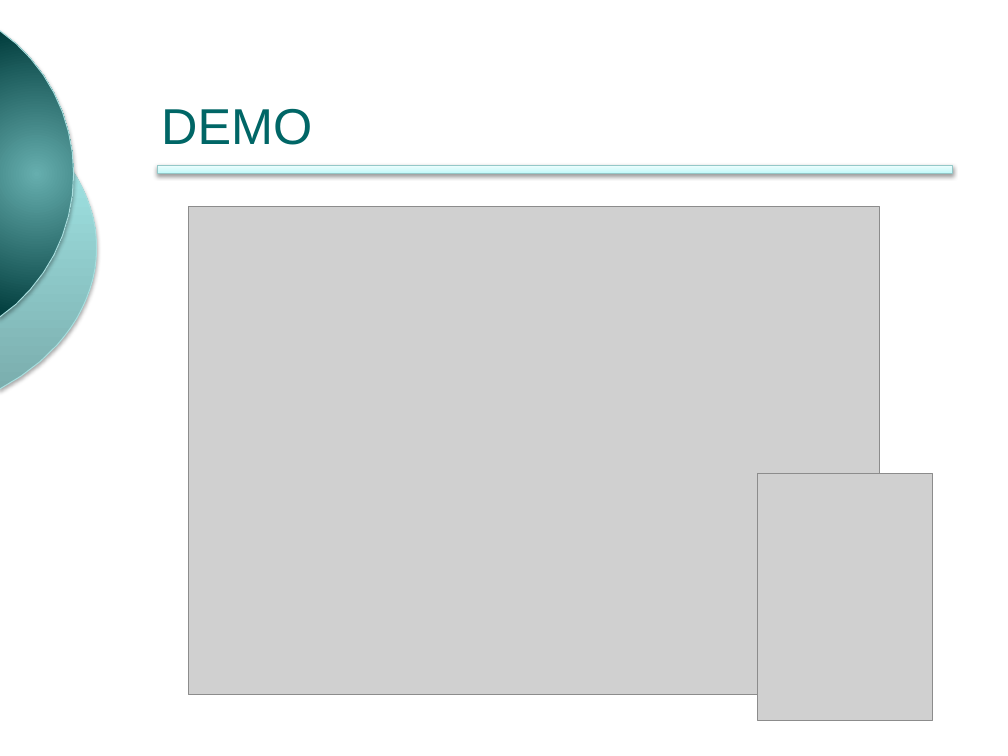
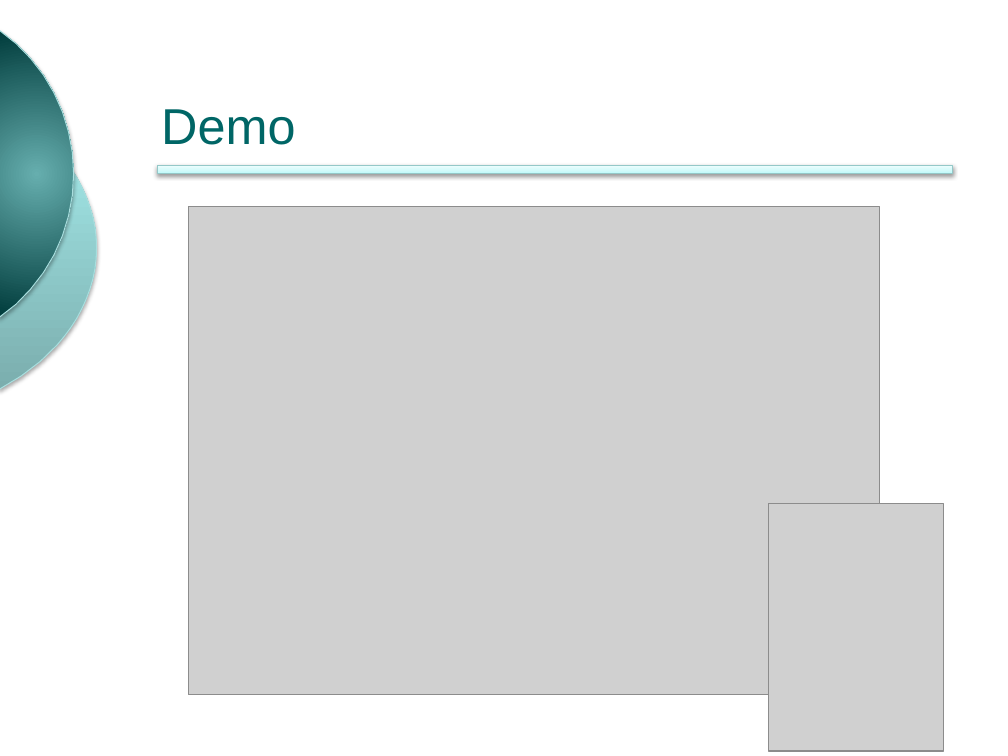
Before and after one commit to ingevy/taller-desarrollo-proyectos-ii-2do-2010, a slide deck: slide 11 of presentations/presentacionFinal.pptx (slide 10 before the commit). Drawn at 1008x756 pixels with LibreOffice and Linux fonts; fonts in the diff are those of the drawing; grey boxes stand for pictures; background and template pictures are left out. Boxes give left, top, right and bottom in pixels: in the first picture for what was removed or moved away, otherwise in the second. Text is boxed around its words. In the diff, an @@ line names an element or a change of style, - is before the commit and + after.

```diff
--- a/presentations/presentacionFinal.pptx
+++ b/presentations/presentacionFinal.pptx
@@ title at (x1=161, y1=109, x2=295, y2=145): text changed @@
-DEMO
+Demo
@@ picture moved from (x1=758, y1=473, x2=932, y2=720) to (x1=769, y1=504, x2=943, y2=751) @@
```
Also in this commit, not shown: 11 other slides changed.
